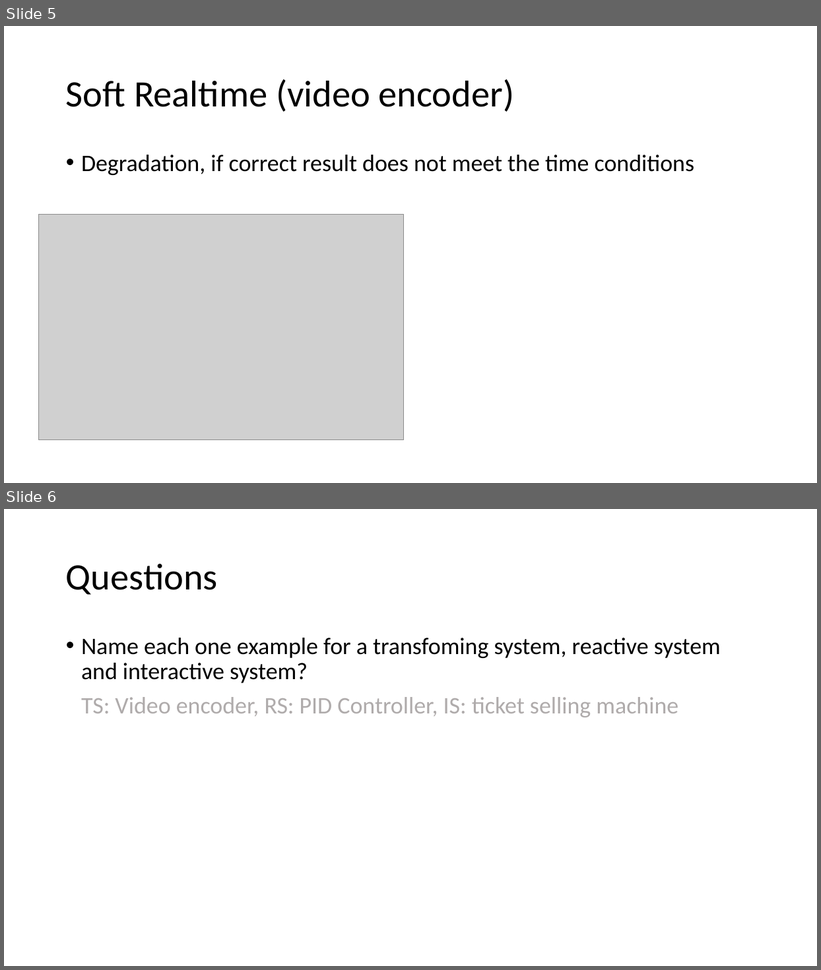
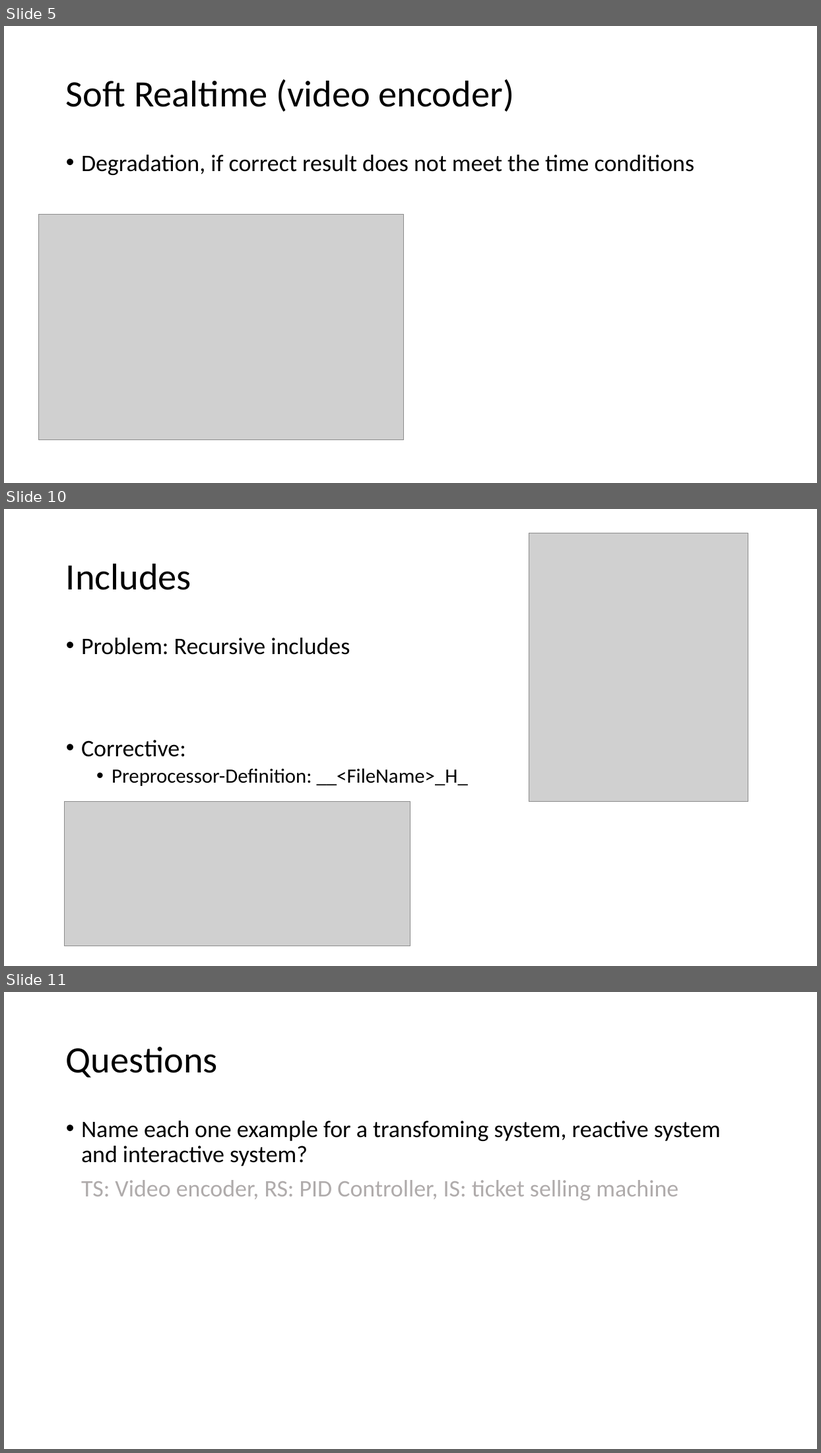
Before and after one commit to tametry/Team9, a slide deck: Recap/Recap SW2 System&Realtime, Macros, Includes.pptx. Shown one above the other, each under a label of ours: slides 5 and 6 before the commit, slides 5, 10 and 11 after it; the slides between them are not shown. The pictures are 821x970 and 821x1453 pixels, drawn with LibreOffice and Linux fonts; fonts in the diff are those of the drawing; grey boxes stand for pictures. Boxes give left, top, right and bottom in pixels: in the first picture for what was removed or moved away, otherwise in the second. Text is boxed around its words. In the diff, an @@ line names an element or a change of style, - is before the commit and + after.

```diff
--- a/Recap/Recap SW2 System&Realtime, Macros, Includes.pptx
+++ b/Recap/Recap SW2 System&Realtime, Macros, Includes.pptx
@@ slide 10 added at box(4, 509, 817, 966), background #FFFFFF @@
@@ picture added at box(529, 533, 748, 802) @@
@@ title added at box(66, 563, 191, 590), 44 pt, text #000000 @@
+Includes
@@ text added at box(81, 638, 468, 786), 24 pt, text #000000 @@
+• Problem: Recursive includes
+• Corrective:
+  • Preprocessor-Definition: __<FileName>_H_
@@ picture added at box(64, 802, 411, 947) @@
@@ what was slide 6 is now slide 11 @@
```
Also in this commit, not shown: 8 other slides added, 1 other file.
